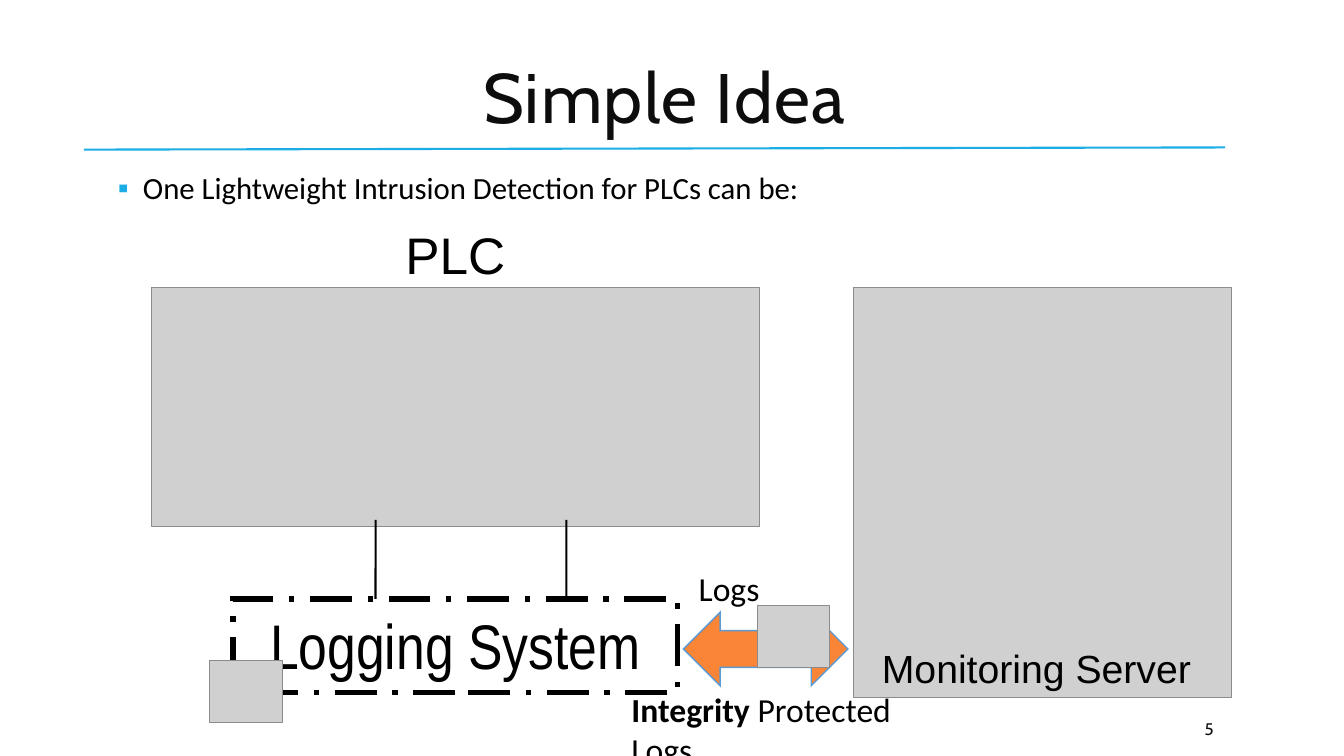
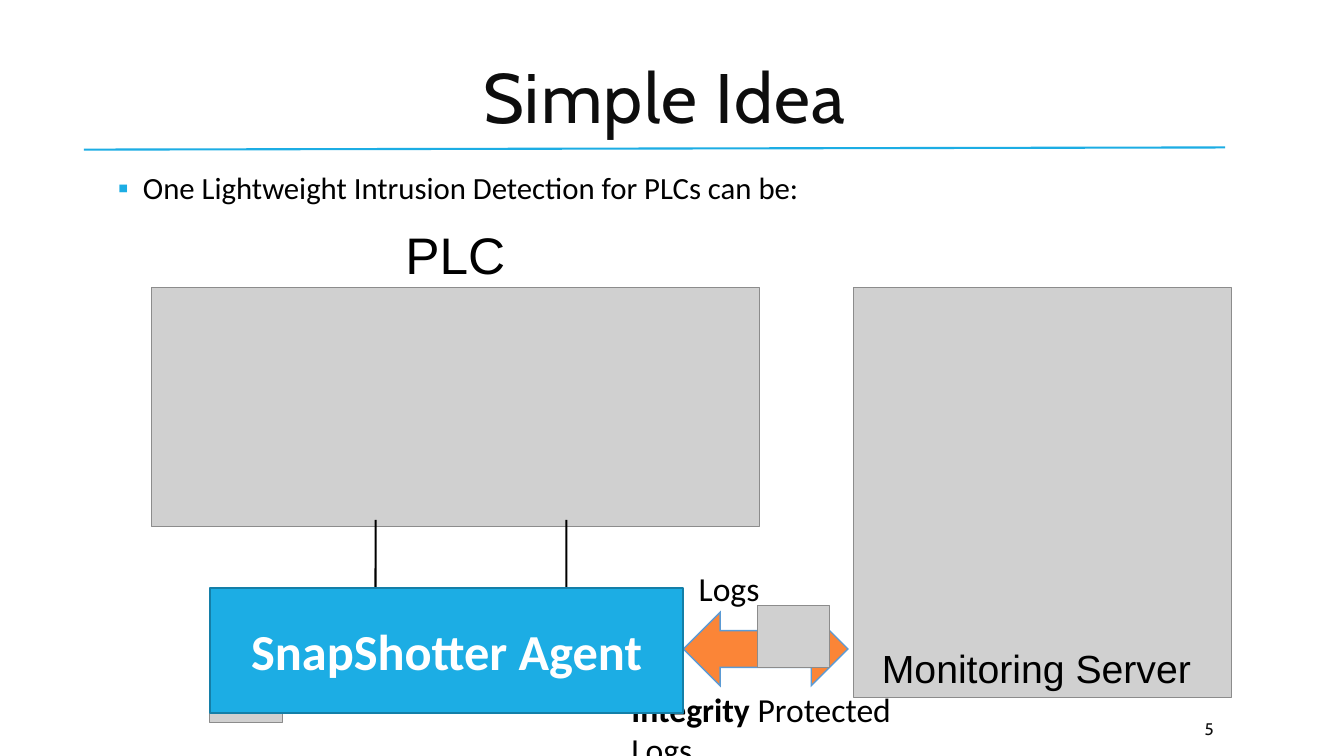
Before and after one commit to ChengluJin/Snapshotter, a slide deck: slide 5 of slides/presentation.pptx. Drawn at 1344x756 pixels with LibreOffice and Linux fonts; fonts in the diff are those of the drawing; grey boxes stand for pictures; background and template pictures are left out. Boxes give left, top, right and bottom in pixels: in the first picture for what was removed or moved away, otherwise in the second. Text is boxed around its words. In the diff, an @@ line names an element or a change of style, - is before the commit and + after.

```diff
--- a/slides/presentation.pptx
+++ b/slides/presentation.pptx
@@ rectangle added at (210,588,684,713), fill #1CADE4, outline #1580A9 1.25 pt, 36 pt, text #FFFFFF, bold @@
+SnapShotter Agent
@@ rectangle removed at (233,599,678,693) @@
-Logging System
```
Also in this commit, not shown: 1 other slide changed.
